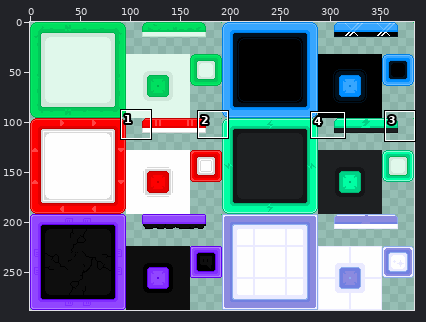
Sprite sheet -- Assets/Images/tilemap_img/tilemaps.png. The picture above shows the old version from afar; the outline marks the close-up.
Close-up. As it was:
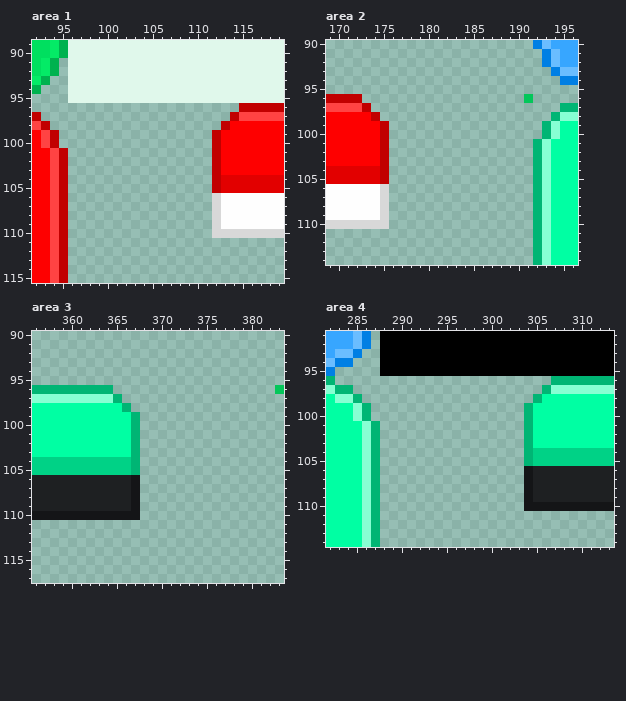
The file is 384x288 pixels. Colours within 5 levels of each other are drawn and written as one. Shown: area 1: x 92..119, y 89..115; area 2: x 169..196, y 90..114; area 3: x 356..383, y 90..117; area 4: x 282..313, y 91..114. The commit also changed other parts of the picture, which this record leaves out.
And afterwards:
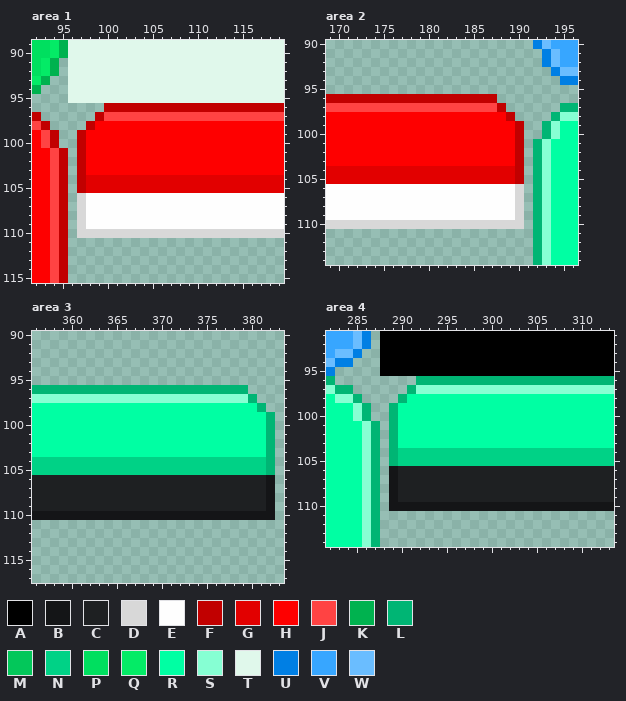
Palette (. is transparent): A #000000  B #141517  C #1e2022  D #d8d8d8  E #fefefe  F #c10000  G #e20000  H #fe0000  J #ff4343  K #00b24f  L #00b574  M #03c75a  N #00d286  P #00df5f  Q #04eb66  R #00ffa3  S #86ffd3  T #e0f8eb  U #007fe4  V #37a6ff  W #6abdff
Change:
--- area 1
@@ x 92..119 @@
  95 ....TTTTTTTTTTTTTTTTTTTTTTTT
- 96 .......................FFFFF
- 97 F.....................FJJJJJ
- 98 JF...................FHHHHHH
- 99 HJF.................FHHHHHHH
-100 HJF.................FHHHHHHH
-101 HHJF................FHHHHHHH
-102 HHJF................FHHHHHHH
-103 HHJF................FHHHHHHH
-104 HHJF................FGGGGGGG
-105 HHJF................FGGGGGGG
-106 HHJF................DEEEEEEE
-107 HHJF................DEEEEEEE
-108 HHJF................DEEEEEEE
-109 HHJF................DEEEEEEE
-110 HHJF................DDDDDDDD
+ 96 ........FFFFFFFFFFFFFFFFFFFF
+ 97 F......FJJJJJJJJJJJJJJJJJJJJ
+ 98 JF....FHHHHHHHHHHHHHHHHHHHHH
+ 99 HJF..FHHHHHHHHHHHHHHHHHHHHHH
+100 HJF..FHHHHHHHHHHHHHHHHHHHHHH
+101 HHJF.FHHHHHHHHHHHHHHHHHHHHHH
+102 HHJF.FHHHHHHHHHHHHHHHHHHHHHH
+103 HHJF.FHHHHHHHHHHHHHHHHHHHHHH
+104 HHJF.FGGGGGGGGGGGGGGGGGGGGGG
+105 HHJF.FGGGGGGGGGGGGGGGGGGGGGG
+106 HHJF.DEEEEEEEEEEEEEEEEEEEEEE
+107 HHJF.DEEEEEEEEEEEEEEEEEEEEEE
+108 HHJF.DEEEEEEEEEEEEEEEEEEEEEE
+109 HHJF.DEEEEEEEEEEEEEEEEEEEEEE
+110 HHJF.DDDDDDDDDDDDDDDDDDDDDDD
 111 HHJF........................
--- area 2
@@ x 169..196 @@
  95 ............................
- 96 FFFF..................M.....
- 97 JJJJF.....................LL
- 98 HHHHHF...................LSS
- 99 HHHHHHF.................LSRR
-100 HHHHHHF.................LSRR
-101 HHHHHHF................LSRRR
-102 HHHHHHF................LSRRR
-103 HHHHHHF................LSRRR
-104 GGGGGGF................LSRRR
-105 GGGGGGF................LSRRR
-106 EEEEEED................LSRRR
-107 EEEEEED................LSRRR
-108 EEEEEED................LSRRR
-109 EEEEEED................LSRRR
-110 DDDDDDD................LSRRR
+ 96 FFFFFFFFFFFFFFFFFFF.........
+ 97 JJJJJJJJJJJJJJJJJJJF......LL
+ 98 HHHHHHHHHHHHHHHHHHHHF....LSS
+ 99 HHHHHHHHHHHHHHHHHHHHHF..LSRR
+100 HHHHHHHHHHHHHHHHHHHHHF..LSRR
+101 HHHHHHHHHHHHHHHHHHHHHF.LSRRR
+102 HHHHHHHHHHHHHHHHHHHHHF.LSRRR
+103 HHHHHHHHHHHHHHHHHHHHHF.LSRRR
+104 GGGGGGGGGGGGGGGGGGGGGF.LSRRR
+105 GGGGGGGGGGGGGGGGGGGGGF.LSRRR
+106 EEEEEEEEEEEEEEEEEEEEED.LSRRR
+107 EEEEEEEEEEEEEEEEEEEEED.LSRRR
+108 EEEEEEEEEEEEEEEEEEEEED.LSRRR
+109 EEEEEEEEEEEEEEEEEEEEED.LSRRR
+110 DDDDDDDDDDDDDDDDDDDDDD.LSRRR
 111 .......................LSRRR
--- area 3
@@ x 356..383 @@
  95 ............................
- 96 LLLLLLLLL..................M
- 97 SSSSSSSSSL..................
- 98 RRRRRRRRRRL.................
- 99 RRRRRRRRRRRL................
-100 RRRRRRRRRRRL................
-101 RRRRRRRRRRRL................
-102 RRRRRRRRRRRL................
-103 RRRRRRRRRRRL................
-104 NNNNNNNNNNNL................
-105 NNNNNNNNNNNL................
-106 CCCCCCCCCCCB................
-107 CCCCCCCCCCCB................
-108 CCCCCCCCCCCB................
-109 CCCCCCCCCCCB................
-110 BBBBBBBBBBBB................
+ 96 LLLLLLLLLLLLLLLLLLLLLLLL....
+ 97 SSSSSSSSSSSSSSSSSSSSSSSSL...
+ 98 RRRRRRRRRRRRRRRRRRRRRRRRRL..
+ 99 RRRRRRRRRRRRRRRRRRRRRRRRRRL.
+100 RRRRRRRRRRRRRRRRRRRRRRRRRRL.
+101 RRRRRRRRRRRRRRRRRRRRRRRRRRL.
+102 RRRRRRRRRRRRRRRRRRRRRRRRRRL.
+103 RRRRRRRRRRRRRRRRRRRRRRRRRRL.
+104 NNNNNNNNNNNNNNNNNNNNNNNNNNL.
+105 NNNNNNNNNNNNNNNNNNNNNNNNNNL.
+106 CCCCCCCCCCCCCCCCCCCCCCCCCCB.
+107 CCCCCCCCCCCCCCCCCCCCCCCCCCB.
+108 CCCCCCCCCCCCCCCCCCCCCCCCCCB.
+109 CCCCCCCCCCCCCCCCCCCCCCCCCCB.
+110 BBBBBBBBBBBBBBBBBBBBBBBBBBB.
 111 ............................
--- area 4
@@ x 287..308 @@
  95 .AAAAAAAAAAAAAAAAAAAAA
- 96 ....................LL
- 97 ...................LSS
- 98 ..................LRRR
- 99 .................LRRRR
-100 .................LRRRR
-101 L................LRRRR
-102 L................LRRRR
-103 L................LRRRR
-104 L................LNNNN
-105 L................LNNNN
-106 L................BCCCC
-107 L................BCCCC
-108 L................BCCCC
-109 L................BCCCC
-110 L................BBBBB
+ 96 .....LLLLLLLLLLLLLLLLL
+ 97 ....LSSSSSSSSSSSSSSSSS
+ 98 ...LRRRRRRRRRRRRRRRRRR
+ 99 ..LRRRRRRRRRRRRRRRRRRR
+100 ..LRRRRRRRRRRRRRRRRRRR
+101 L.LRRRRRRRRRRRRRRRRRRR
+102 L.LRRRRRRRRRRRRRRRRRRR
+103 L.LRRRRRRRRRRRRRRRRRRR
+104 L.LNNNNNNNNNNNNNNNNNNN
+105 L.LNNNNNNNNNNNNNNNNNNN
+106 L.BCCCCCCCCCCCCCCCCCCC
+107 L.BCCCCCCCCCCCCCCCCCCC
+108 L.BCCCCCCCCCCCCCCCCCCC
+109 L.BCCCCCCCCCCCCCCCCCCC
+110 L.BBBBBBBBBBBBBBBBBBBB
 111 L.....................
